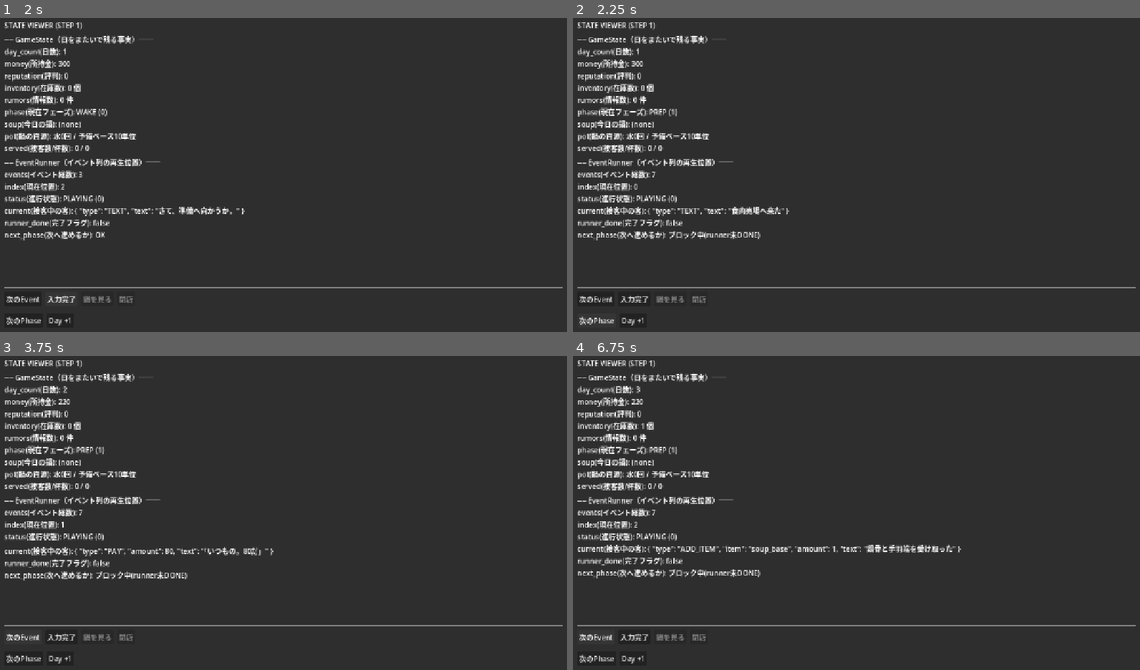
Above: before the commit, frames 1-4 (two rows, left to right).
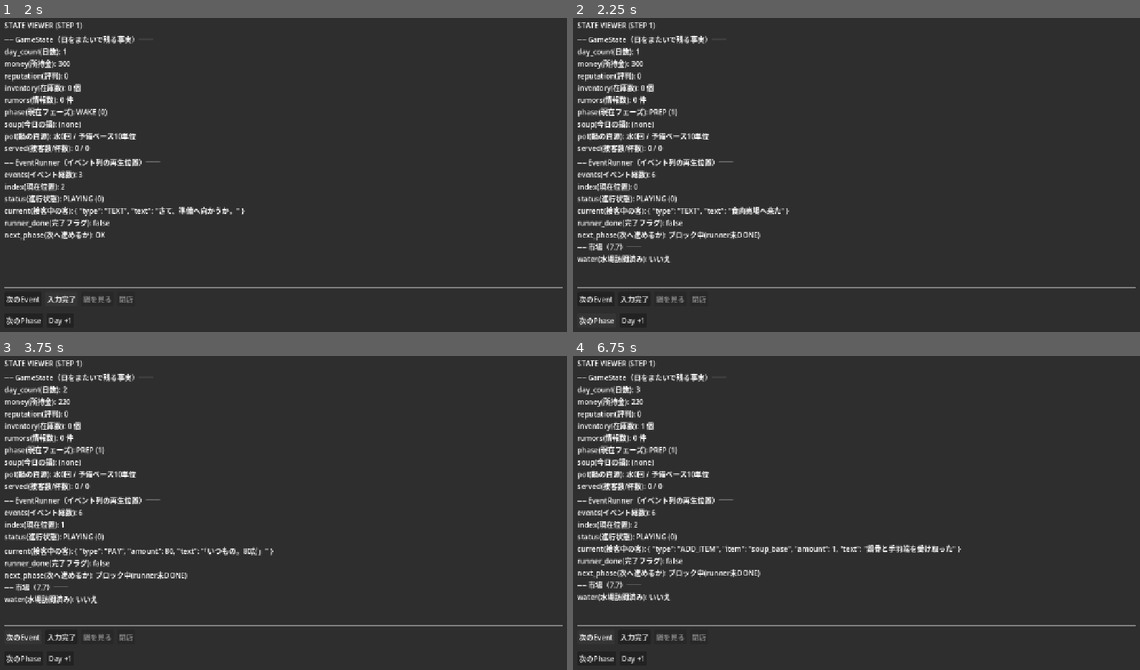
Above: after the commit, the same moments.

Repository: kimidorikame/Godot_Game01
Game: Godot game, scene res://scenes/debug_panel.tscn
Two runs of this game, one before a commit and one after it. Both use one fixed random seed, a clock stepped at 60 frames per second and the inputs below.
Inputs:
- Up to frame 1 (2 s): click "次のEvent" at 0.5 s; click "入力完了" at 1.25 s
- Up to frame 2 (2.25 s): click "次のPhase" at 2 s
- Up to frame 3 (3.75 s): click "Day +1" at 2.75 s; click "次のEvent" at 3.5 s
- Up to frame 4 (6.75 s): click "入力完了" at 4.25 s; click "次のPhase" at 5 s; click "Day +1" at 5.75 s; click "次のEvent" at 6.5 s

Frame 1 is identical in both runs. In frame 2, 0.4% of the frame differs, in the area x 0-18%, y 48-78%; in frame 3, 0.4%; in frame 4, 0.4%.

Commit message:
DESIGN.md 7.7: 市場（Day1骨格）を実装
PREP の水場を、単発のTEXT+条件付きPAYから、7店舗の選択肢を持つ
MARKET Event（ADJUSTと同じ「optionsを持てば止まる」しくみを流用）に
組み替える。Day1は食肉仲卸が自動（今まで通りMARKETの前でTEXT→PAY→
ADD_ITEM済み）、水場だけ押せて他5店はenabled:falseでグレーアウト。

[市場を出る]はOptionsRowの専用ボタン（鍋モードの[戻る]と同じ配置）。
水場に未訪問なら自動で訪れてから進む安全策を持ち、抜け道を塞ぐため
MARKET中は[次のEvent]/[入力完了]を無効化して専用ボタン経由に絞る。

水場のセリフ（DESIGN.md 7.7「支払いのトーン」）は専用Eventを持たないため
_market_options() の "text" に持たせ、訪問時に _format_market() の
状態表示へ出す。

Co-Authored-By: Claude Sonnet 5 <noreply@anthropic.com>

Diff:
--- a/scripts/day1_events.gd
+++ b/scripts/day1_events.gd
@@ -19,26 +19,25 @@
 
 
 ## PREP の最小構成（DESIGN.md 9章 STEP 4 → STEP 9 で水道代 → Day2 分岐で条件化）。
-## 「PREP という巨大なコード」は作らず、TEXT / PAY / ADD_ITEM / REMOVE_ITEM の並びだけで表現する。
-## ここはデータのみ。PAY の amount / ADD_ITEM・REMOVE_ITEM の item・amount が「効果」を表し、
-## 実際の処理（apply_money / add_inventory / remove_inventory）は
-## 受け側 = DebugPanel._apply_event が行う。text は表示用でしかなく、状態は動かさない。
+## 「PREP という巨大なコード」は作らず、TEXT / PAY / ADD_ITEM / MARKET / REMOVE_ITEM の
+## 並びだけで表現する。ここはデータのみ。PAY の amount / ADD_ITEM・REMOVE_ITEM の
+## item・amount が「効果」を表し、実際の処理（apply_money / add_inventory /
+## remove_inventory）は受け側 = DebugPanel._apply_event が行う。
+## text は表示用でしかなく、状態は動かさない。
 ## 支払いのトーン: 市場 -80 淡々（毎日）/ 水場 -50 生活の愚痴（徴収日のみ）/
 ##   場所代 -150 理不尽（OPEN・thug 側、同じく徴収日のみ）。金額処理は3つとも apply_money(-x)。
-## 「水を汲む」TEXT は毎日入れる仮（状態変化なし。実際の水の入手＝7.5 の水の持ち方が
-## 決まるまで保留）。方法A: is_collection_day() を読んで配列を組み立てる。
+## DESIGN.md 7.7: 市場を MARKET Event（"options" を持つ。ADJUSTと同じくEventRunnerは
+##   型を問わずWAITING_INPUTで止まる）として挟む。食肉仲卸は今まで通り自動
+##   （TEXT→PAY→ADD_ITEMがMARKETの前に並ぶだけ）。水場は市場滞在中に押せる
+##   選択肢の1つになり、TEXTとしては並べない（受け側が直接処理する。詳細は
+##   DebugPanel._visit_water_stall / _on_market_exit_pressed）。
 static func prep_events() -> Array:
-	# 毎日の骨格。水汲み TEXT は仮（状態は動かさない）。
 	var events := [
 		{ "type": "TEXT", "text": "食肉売場へ来た" },
 		{ "type": "PAY", "amount": 80, "text": "「いつもの。80だ」" },
 		{ "type": "ADD_ITEM", "item": "soup_base", "amount": 1, "text": "鶏骨と手羽端を受け取った" },
-		{ "type": "TEXT", "text": "水場でポリタンクに水を汲む。" },
-	]
-	# 水道代は徴収日だけ。非徴収日は PAY が抜け、水汲み TEXT は残る。
-	if GameState.is_collection_day():
-		events.append({ "type": "PAY", "amount": 50,
-			"text": "水場のポンプ番に呼び止められる。「今月分、払っとけよ」「はいはい、分かってる」" })
+		{ "type": "MARKET", "text": "（市場をぶらつく）", "options": _market_options() },
+	]
 	# 仕込み: 在庫を減らす責務は REMOVE_ITEM のまま（鍋作成を混ぜない）。
 	events.append({ "type": "REMOVE_ITEM", "item": "soup_base", "amount": 1,
 		"text": "さて、仕込むか。鍋に放り込む" })
@@ -48,14 +47,34 @@
 	# 7.6: 残量（杯数）を Event が運ぶ。PAY の amount / REACT の sale と同じで、
 	#   具体値は Event が持ち、適用は受け側（GameState.set_soup）が行う。
 	# 7.6: 濃さ（仕込み時は3＝ちょうどいい）と、今夜使える水の回数も一緒に渡す。
-	#   水は本来 PREP の「水場で汲む」TEXT で得るものだが、TEXT に効果を持たせず
-	#   ここにまとめる（水汲み自体を操作にするのは後日）。
+	#   水の回数自体は市場（水場）に行ったかとは無関係に毎朝2回分（GameState定数）。
+	#   水場で払うのは水道代（徴収日のみ）で、回数を増やす効果ではない。
 	events.append({ "type": "SET_SOUP", "base_id": "bone_broth", "tags": ["meaty"],
 		"servings": GameState.SERVINGS_PER_BASE,
 		"strength": 3,
 		"water_doses": GameState.WATER_DOSES_PER_NIGHT,
 		"text": "鶏の出汁が立ってきた。今日の鍋ができた（%d杯分）。" % GameState.SERVINGS_PER_BASE })
 	return events
+
+
+## 市場の選択肢（DESIGN.md 7.7）。"enabled" で今日押せるかをデータ側に持たせる
+## （「今日どの店が開いているか」は日ごとに変わる事実なので、is_mob等と同じくデータ側）。
+## Day1: 食肉仲卸は自動で済んでいる（PREPの先頭で既にTEXT→PAY→ADD_ITEM済み）ので
+##   常に無効。青果〜端材半端物は購入を未実装なので常に無効。水場だけ押せる。
+## "text" は訪問時のセリフ（DESIGN.md 7.7「支払いのトーン」表：水場＝生活の愚痴混じり）。
+##   水場は市場外のEventとしては並べないので、この text をDebugPanel側が読んで表示する
+##   （_visit_water_stall 参照）。
+static func _market_options() -> Array:
+	return [
+		{ "id": "meat_wholesale", "label": "食肉仲卸（訪問済み）", "enabled": false },
+		{ "id": "produce",        "label": "青果",       "enabled": false },
+		{ "id": "dry_goods",      "label": "乾物調味料", "enabled": false },
+		{ "id": "tofu_noodles",   "label": "豆腐麺",     "enabled": false },
+		{ "id": "seafood",        "label": "海鮮",       "enabled": false },
+		{ "id": "scraps",         "label": "端材半端物", "enabled": false },
+		{ "id": "water",          "label": "水場",       "enabled": true,
+			"text": "「今月分、払っとけよ」「はいはい、分かってる」" },
+	]
 
 
 ## CLOSE の締めくくり（DESIGN.md 9章 STEP 9）。TEXT のみ・効果を持つ Event は入れない。
--- a/scripts/debug_panel.gd
+++ b/scripts/debug_panel.gd
@@ -44,6 +44,13 @@
 # 鍋モードに入った時点で鍋が空（残量0以下）だった場合、水を入れるまでの間だけ true。
 # _on_pot_pressed() で毎回リセットする。
 var _pot_water_added := false
+
+# 市場（DESIGN.md 7.7）で水場に寄ったか。PREPに入るたびリセットする。
+var _market_visited_water := false
+
+# 直前に訪れた市場の店のセリフ（DESIGN.md 7.7「支払いのトーン」）。PREPに入るたび
+# リセットする。水場のように専用Eventを持たない店の text を表示するための一時状態。
+var _market_last_text := ""
 
 
 func _ready() -> void:
@@ -89,6 +96,9 @@
 	_pending_shortage_ev = null
 	_pot_mode = false
 	_pot_water_added = false
+	# 7.7: 市場の水場訪問フラグ・直前のセリフも PREP に入るたびリセットする。
+	_market_visited_water = false
+	_market_last_text = ""
 	if phase == GameState.Phase.WAKE:
 		flow.set_runner(Day1Events.wake_events())
 	elif phase == GameState.Phase.PREP:
@@ -198,6 +208,62 @@
 	_refresh()
 
 
+## 市場の店ボタンが押されたときのハンドラ（DESIGN.md 7.7）。ADJUSTの具材ボタンと同じく
+## 進めない（EventRunnerには触れない）。青果〜端材半端物は購入を未実装なので、
+## 押せる状態にならない限りここには来ない（data側の"enabled"で塞いである）。
+func _on_market_stall_selected(id: String) -> void:
+	match id:
+		"water":
+			_visit_water_stall()
+		_:
+			pass  # 対象外（青果・乾物調味料・豆腐麺・海鮮・端材半端物はDay2以降）
+	_refresh()
+
+
+## 水場を訪れる（水道代の支払い＋水汲みの効果）。市場中の[水場]ボタンからも、
+## 未訪問のまま[市場を出る]で抜けようとしたときの自動訪問からも呼ばれる。
+func _visit_water_stall() -> void:
+	if GameState.is_collection_day():
+		GameState.apply_money(-50)
+	_market_visited_water = true
+	_market_last_text = _market_option_text("water")
+
+
+## 今の MARKET Event の options から、id に対応する "text"（セリフ）を探す。
+## 専用Eventを持たない店の会話を表示するために使う（例: 水場。_visit_water_stall 参照）。
+## 見つからなければ空文字（"text" を持たない店もあるので、その場合は何も表示しない）。
+func _market_option_text(id: String) -> String:
+	var r: EventRunner = flow.runner
+	if r == null:
+		return ""
+	var cur = r.current()
+	if not (cur is Dictionary):
+		return ""
+	for option in cur.get("options", []):
+		if str(option.get("id", "")) == id:
+			return str(option.get("text", ""))
+	return ""
+
+
+## [市場を出る] のハンドラ（DESIGN.md 7.7）。水場に未訪問なら自動で訪れてから、
+## [入力完了]と同じ手順（WAITING_INPUT解除→1つ進める→効果適用）で仕込みへ進む。
+## 訪問済み・未訪問に関わらず常に押せる（水汲み忘れで詰まらせない）。
+func _on_market_exit_pressed() -> void:
+	if not _market_visited_water:
+		_visit_water_stall()
+	_complete_input_and_advance()
+
+
+## いま MARKET が現在の Event か（options を持つ WAITING_INPUT の一種）。
+## [次のEvent]/[入力完了] を無効化する判定に使う（抜ける経路を[市場を出る]だけにする）。
+func _is_in_market() -> bool:
+	var r: EventRunner = flow.runner
+	if r == null:
+		return false
+	var cur = r.current()
+	return cur is Dictionary and cur.get("type", "") == "MARKET"
+
+
 ## いま ADJUST で3枠を選んでいる最中か（options を持つ WAITING_INPUT）。
 ## 鍋モードに入れるかの判定に使う（調理の途中で鍋をいじらせない）。
 func _is_choosing_ingredients() -> bool:
@@ -254,9 +320,10 @@
 ##   REACT       … 残量が足りれば _serve_customer() で判定・評判・鍋消費・売上・記録
 ##                 （STEP 17.6・7.6）。足りないときは条件次第で自動閉店／選択待ち／
 ##                 そのまま提供に分かれる（7.6。詳細はこのcase内のコメント参照）
-##   TEXT / WAIT_INPUT / GREET / ADJUST / SERVE … 表示だけ。状態は動かさない
+##   TEXT / WAIT_INPUT / GREET / ADJUST / SERVE / MARKET … 表示だけ。状態は動かさない
 ##     （ADJUST は STEP 13 で入力待ちに変わったが、椀への反映は _on_ingredient_selected が
-##     行う。ここ（_apply_event）は今も何もしない）
+##     行う。MARKET（7.7）も同様に、水場の効果は _on_market_stall_selected /
+##     _on_market_exit_pressed が行う。ここ（_apply_event）はどちらも何もしない）
 ## 注意: index 0 の Event は「乗る前進」が無いので適用されない。Day1 の WAKE / PREP /
 ## 客の接客はどれも先頭が TEXT / GREET（効果なし）なので実害なし。
 func _apply_event(ev) -> void:
@@ -365,16 +432,18 @@
 
 func _refresh() -> void:
 	_game_state_label.text = _format_game_state()
-	# OPEN 中は runner 表示のあとに客キューの状態も出す（OPEN 以外は空文字）。
-	_runner_label.text = _format_runner() + _format_open()
+	# OPEN 中は runner 表示のあとに客キューの状態も出す。PREP 中は市場の状態を出す
+	# （どちらも対象外のフェーズでは空文字なので、両方繋げても実害はない）。
+	_runner_label.text = _format_runner() + _format_open() + _format_market()
 	_update_options_row()
 
 
 ## 動的なボタン行の描画。毎回 _refresh() から呼び、状態から描き直す
 ## （他の表示と同じ「押した直後だけ更新」ではなく毎回作り直す方針）。
-## 1つの行を2つの用途で使い分ける（鍋モード中は ADJUST に入れないので衝突しない）:
+## 1つの行を3つの用途で使い分ける（各モードは互いに排他なので衝突しない）:
 ##   - 鍋モード中（7.6）… [水を足す] [ベースを足す] [戻る]
-##   - それ以外        … ADJUST の具材ボタン（"options" を持つ WAITING_INPUT のときだけ）
+##   - MARKET中（7.7）  … 7店舗のボタン ＋ [市場を出る]
+##   - それ以外          … ADJUST の具材ボタン（"options" を持つ WAITING_INPUT のときだけ）
 ## STEP 17.6: [入力完了] は ADJUST 中でも押せる（3枠未満でも提供できる仕様）。
 ##   具材が上限（MAX_ADDITIONS）に達したら具材ボタン側だけを無効化する。
 ## 7.6: [鍋を見る] は ADJUST 中だけ無効。鍋モード中は [次のEvent]/[入力完了] を無効に
@@ -383,6 +452,8 @@
 ##   [次のEvent]/[入力完了]も無効（保留を解決するまで進めない）。[鍋を見る]は
 ##   選択待ち中だけ「水かベースが残っているか」も条件に足す（無ければ作り直しようが
 ##   ないので、実質[閉店]しか選べない状態にする）。[閉店]は選択待ち中だけ有効。
+## 7.7: MARKET中も [次のEvent]/[入力完了] を無効化する。抜ける経路を[市場を出る]
+##   （水場未訪問なら自動で訪れる安全策を持つ）だけに絞るため。
 func _update_options_row() -> void:
 	for child in _options_row.get_children():
 		child.queue_free()
@@ -393,8 +464,8 @@
 	if _pending_shortage_ev != null:
 		pot_disabled = pot_disabled or _no_resources_left()
 	_btn_pot.disabled = pot_disabled
-	_btn_next_event.disabled = _pot_mode or _pending_shortage_ev != null
-	_btn_complete_input.disabled = _pot_mode or _pending_shortage_ev != null
+	_btn_next_event.disabled = _pot_mode or _pending_shortage_ev != null or _is_in_market()
+	_btn_complete_input.disabled = _pot_mode or _pending_shortage_ev != null or _is_in_market()
 	_btn_close.disabled = _pending_shortage_ev == null
 
 	if _pot_mode:
@@ -412,6 +483,18 @@
 	var cur = r.current()
 	if not (cur is Dictionary) or not cur.has("options"):
 		return
+
+	if cur.get("type", "") == "MARKET":
+		for option in cur.get("options", []):
+			var id: String = str(option.get("id", ""))
+			var disabled: bool = not bool(option.get("enabled", true))
+			if id == "water" and _market_visited_water:
+				disabled = true
+			_add_pot_button(str(option.get("label", id)), disabled,
+				_on_market_stall_selected.bind(id))
+		_add_pot_button("市場を出る", false, _on_market_exit_pressed)
+		return
+
 	var at_cap := false
 	if _open != null:
 		at_cap = _open.current_bowl.get("additions", []).size() >= OpenController.MAX_ADDITIONS
@@ -423,7 +506,7 @@
 		_options_row.add_child(btn)
 
 
-## 鍋モードのボタンを1つ並べる（資源が尽きていれば無効化して置く）。
+## 動的なボタンを1つ並べる（鍋モード・市場の両方で使う汎用ヘルパー）。
 func _add_pot_button(label: String, is_disabled: bool, handler: Callable) -> void:
 	var btn := Button.new()
 	btn.text = label
@@ -550,6 +633,21 @@
 		"open_done(さばき切った): %s" % str(_open.is_open_done()),
 		"pending(鍋の選択待ち): %s" % ("はい" if _pending_shortage_ev != null else "いいえ"),
 	])) + _format_bowl()
+
+
+## PREP中の市場の状態（DESIGN.md 7.7）。PREP以外は空文字（表示に何も足さない）。
+func _format_market() -> String:
+	if GameState.phase != GameState.Phase.PREP:
+		return ""
+	var lines := PackedStringArray([
+		"── 市場（7.7）──",
+		"water(水場訪問済み): %s" % ("はい" if _market_visited_water else "いいえ"),
+	])
+	# 専用Eventを持たない店（水場等）のセリフはここでしか表示されないので、
+	# 空文字でなければ出す（訪問前は _market_last_text が空のまま＝何も足さない）。
+	if _market_last_text != "":
+		lines.append("last(直前の会話): %s" % _market_last_text)
+	return "\n" + "\n".join(lines)
 
 
 ## いま接客中の客が何杯注文しているか（7.6）。REACT がまだ current でなくても見たいので、
